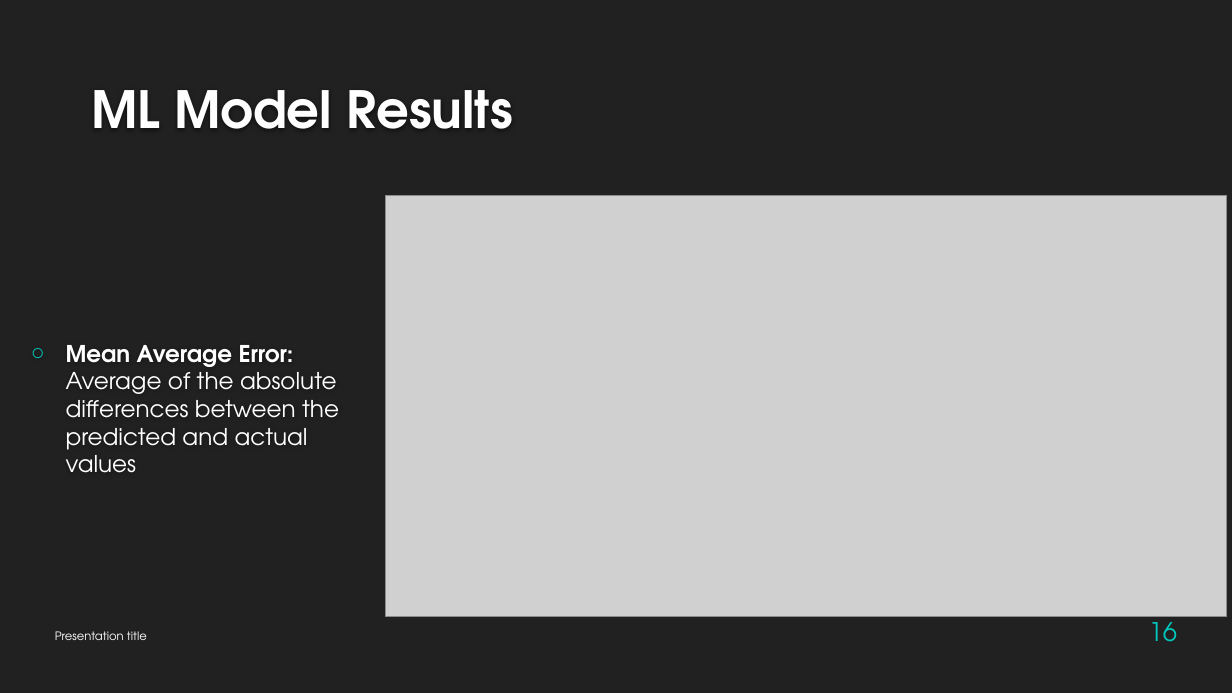
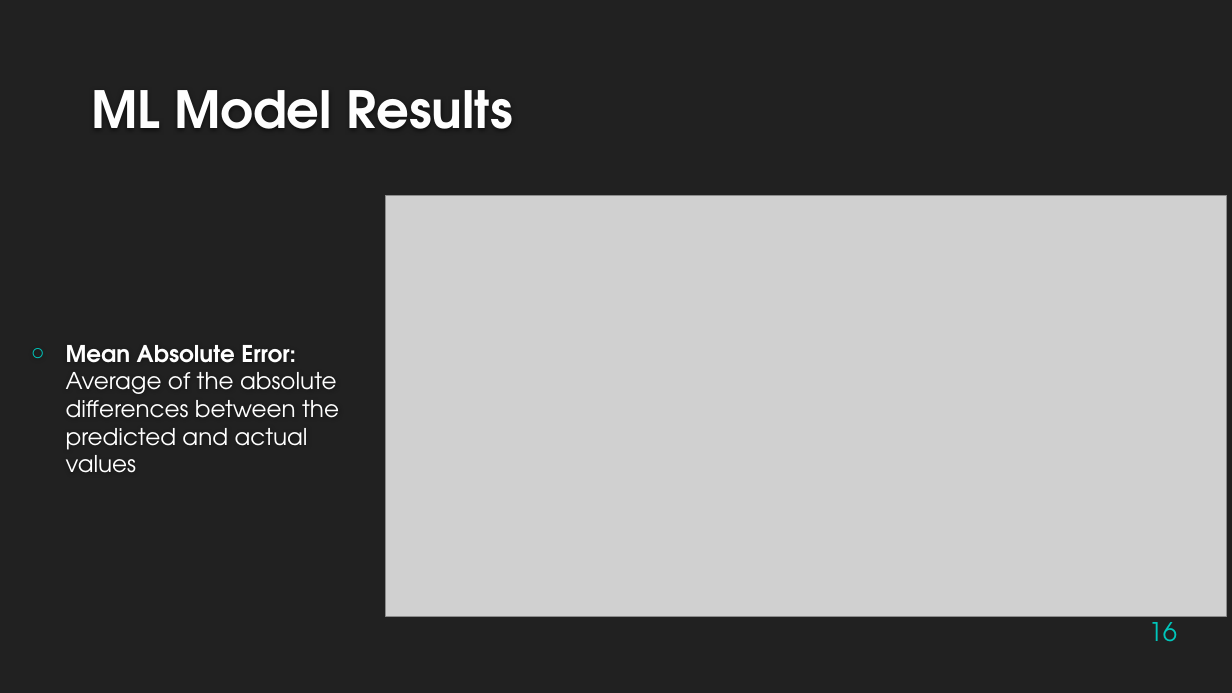
Before and after one commit to jeremyabeard5/MSDS696, a slide deck: slide 16 of MSDS696_FinalPresentation_JeremyBeard.pptx. Drawn at 1232x693 pixels with LibreOffice and Linux fonts; fonts in the diff are those of the drawing; grey boxes stand for pictures; background and template pictures are left out. Boxes give left, top, right and bottom in pixels: in the first picture for what was removed or moved away, otherwise in the second. Text is boxed around its words. In the diff, an @@ line names an element or a change of style, - is before the commit and + after.

```diff
--- a/MSDS696_FinalPresentation_JeremyBeard.pptx
+++ b/MSDS696_FinalPresentation_JeremyBeard.pptx
@@ text at [66,345,339,473]: text changed @@
-○ Mean Average Error: Average of the absolute differences between the predicted and actual values
+○ Mean Absolute Error: Average of the absolute differences between the predicted and actual values
@@ text removed at [55,631,147,640] @@
-Presentation title
```
Also in this commit, not shown: 7 other slides changed, 5 slides added, 5 slides removed, 3 other files.
